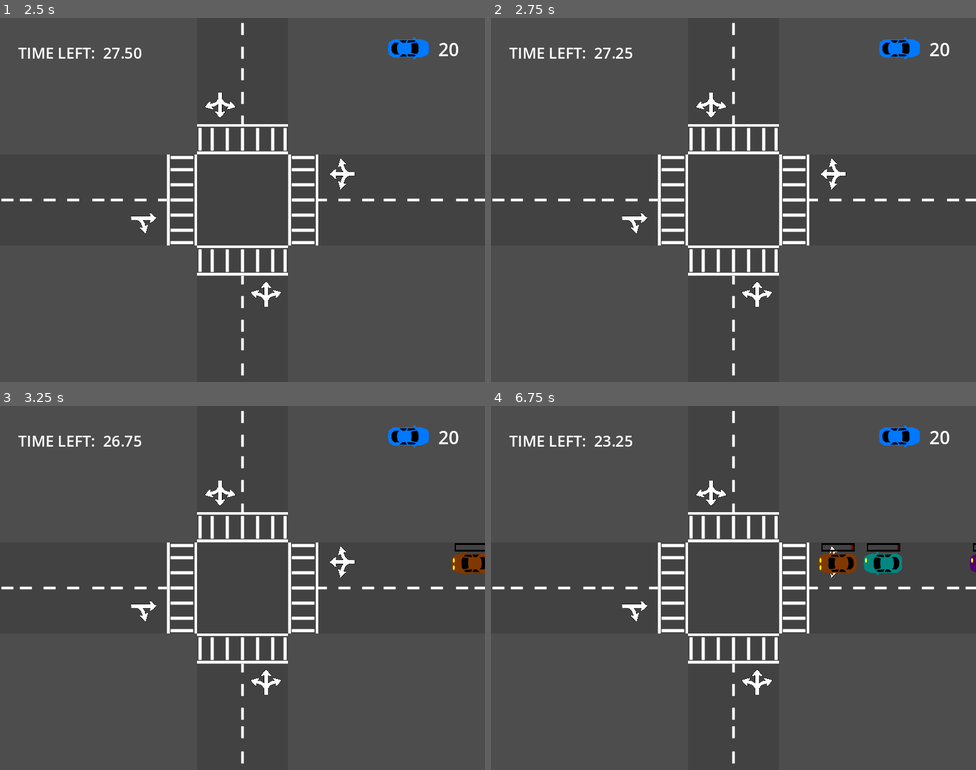
Above: before the commit, frames 1-4 (two rows, left to right).
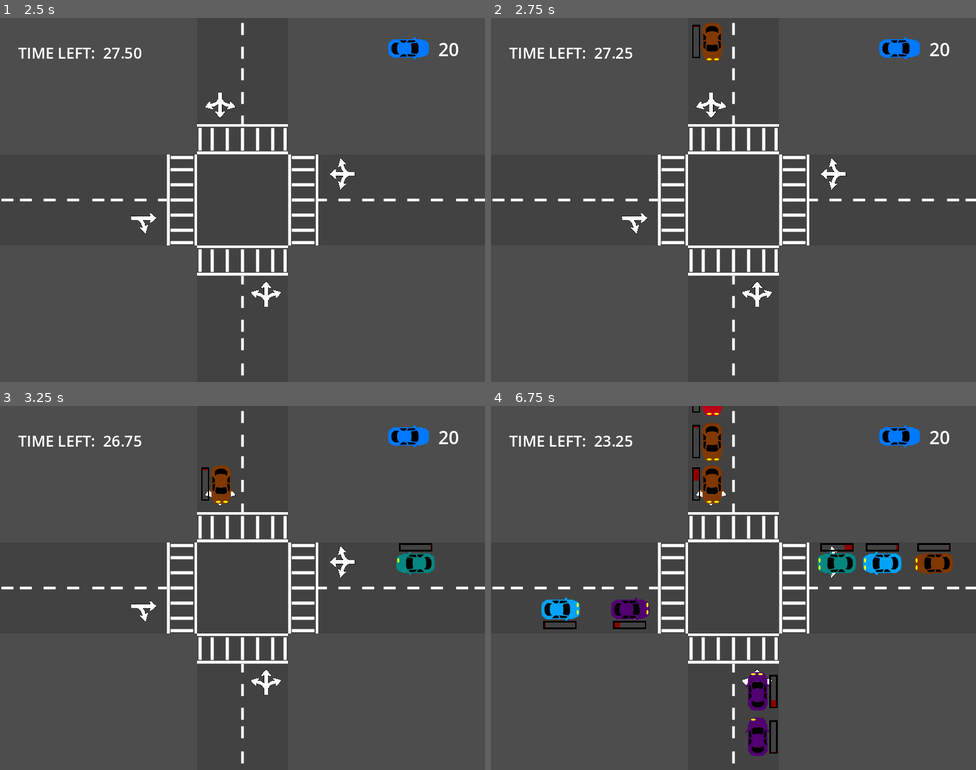
Above: after the commit, the same moments.

Repository: preciousjoker/crossguard_chaos
Game: Godot game, scene res://Levels/Level1.tscn
Two runs of this game, one before a commit and one after it. Both use one fixed random seed, a clock stepped at 60 frames per second and the inputs below. The project has no main scene, so this scene is started directly.
Inputs:
- Up to frame 1 (2.5 s): tap J at 0.6, 1.35, 2.1 s
- Up to frame 2 (2.75 s): no input
- Up to frame 3 (3.25 s): tap J at 2.85 s
- Up to frame 4 (6.75 s): tap J every 0.75 s from 3.6 to 6.6 s

Frame 1 is identical in both runs. In frame 2, 0.5% of the frame differs, in the area x 41-48%, y 1-12%; in frame 3, 1.4%; in frame 4, 4.3%, in the area x 10-100%, y 0-97%.

Commit message:
adds rage meter

Diff:
--- a/CarSpawnArea.gd
+++ b/CarSpawnArea.gd
@@ -16,15 +16,17 @@
 	spawn_timer.connect("timeout", func() -> void:
 		if occupying_car == null and game_manager and game_manager.can_spawn():
 			if world2D:
-				# tell manager we spawned a car
-				game_manager.cars_spawned += 1
-
 				# set up new car and add to scene
-				var car = car_scene.instantiate()
+				var car: Car = car_scene.instantiate()
 				car.global_position = self.global_position
 				car.global_rotation = self.global_rotation
 				world2D.add_child(car)
 				occupying_car = car
+
+				# tell manager we spawned a car
+				if game_manager:
+					game_manager.cars_spawned += 1
+					car.game_manager = game_manager
 
 		# set new wait time for next spawn
 		spawn_timer.wait_time = set_new_wait_time()
--- a/Levels/Level1.tscn
+++ b/Levels/Level1.tscn
@@ -7,6 +7,7 @@
 [ext_resource type="PackedScene" uid="uid://drosal78j0pat" path="res://StopArea.tscn" id="5_8fr7b"]
 [ext_resource type="PackedScene" uid="uid://ddetqnbmplc78" path="res://turn_waypoint.tscn" id="6_a8fdb"]
 [ext_resource type="PackedScene" uid="uid://bvk2u2mv17bwo" path="res://UI/ui_game_info.tscn" id="7_2ykqf"]
+[ext_resource type="AudioStream" uid="uid://c3ehu2bn5s606" path="res://Music/crossroad_chaos_1.ogg" id="7_m0k58"]
 [ext_resource type="Script" path="res://UI/ui_game_info.gd" id="8_tle5v"]
 [ext_resource type="PackedScene" uid="uid://bbdmby8a3pdk3" path="res://UI/UI_GameOverScreen.tscn" id="9_u3bq6"]
 [ext_resource type="PackedScene" uid="uid://c058oqo687wq6" path="res://UI/UI_LevelClearedScreen.tscn" id="10_6g8mo"]
@@ -42,8 +43,22 @@
 rotation = 0.00229049
 
 [node name="SpawnArea3" parent="World2D" instance=ExtResource("4_jv7i8")]
-position = Vector2(1803, 819)
+position = Vector2(1620, 819)
 rotation = 3.14159
+spawn_interval_max = 2.0
+
+[node name="SpawnArea5" parent="World2D" instance=ExtResource("4_jv7i8")]
+position = Vector2(-1630, 970)
+spawn_interval_max = 2.0
+
+[node name="SpawnArea4" parent="World2D" instance=ExtResource("4_jv7i8")]
+position = Vector2(80, 2260)
+rotation = 4.71162
+spawn_interval_max = 2.0
+
+[node name="SpawnArea6" parent="World2D" instance=ExtResource("4_jv7i8")]
+position = Vector2(-70, -470)
+rotation = 1.5708
 spawn_interval_max = 2.0
 
 [node name="LaneLabel1" type="Label" parent="World2D"]
@@ -222,6 +237,13 @@
 owning_lane = 2
 waypoint_color = Color(1, 1, 0, 1)
 update_line = true
+
+[node name="AudioListener2D" type="AudioListener2D" parent="World2D"]
+current = true
+
+[node name="AudioStreamPlayer2D" type="AudioStreamPlayer2D" parent="World2D"]
+stream = ExtResource("7_m0k58")
+autoplay = true
 
 [node name="GUI" type="Control" parent="."]
 layout_mode = 3
--- a/StopArea.gd
+++ b/StopArea.gd
@@ -10,6 +10,8 @@
 
 func _ready() -> void:
 	game_manager = find_game_manager()
+
+	# Handle when a car enters the stop area
 	connect("area_entered", func(area: Area2D) -> void:
 		if area is Car:
 			area.stop(true)
--- a/StopArea.tscn
+++ b/StopArea.tscn
@@ -1,7 +1,7 @@
 [gd_scene load_steps=4 format=3 uid="uid://drosal78j0pat"]
 
 [ext_resource type="Script" path="res://StopArea.gd" id="1_cdn1u"]
-[ext_resource type="Texture2D" uid="uid://bhy0huwlje085" path="res://art/base_car.png" id="2_kgfn5"]
+[ext_resource type="Texture2D" uid="uid://bhy0huwlje085" path="res://Art/base_car.png" id="2_kgfn5"]
 
 [sub_resource type="RectangleShape2D" id="RectangleShape2D_3wfla"]
 size = Vector2(119, 30)
--- a/UI/ui_game_info.tscn
+++ b/UI/ui_game_info.tscn
@@ -1,6 +1,6 @@
 [gd_scene load_steps=2 format=3 uid="uid://bvk2u2mv17bwo"]
 
-[ext_resource type="Texture2D" uid="uid://bhy0huwlje085" path="res://art/base_car.png" id="1_nyt02"]
+[ext_resource type="Texture2D" uid="uid://bhy0huwlje085" path="res://Art/base_car.png" id="1_nyt02"]
 
 [node name="UI_GameInfo" type="Control"]
 layout_mode = 3
--- a/asphalt_sign.tscn
+++ b/asphalt_sign.tscn
@@ -1,6 +1,6 @@
 [gd_scene load_steps=2 format=3 uid="uid://dyne0hbq00b11"]
 
-[ext_resource type="Texture2D" uid="uid://cgukrddftwll3" path="res://art/straight_and_right_turn.png" id="1_esgi6"]
+[ext_resource type="Texture2D" uid="uid://cgukrddftwll3" path="res://Art/straight_and_right_turn.png" id="1_esgi6"]
 
 [node name="AsphaltSign" type="Sprite2D"]
 texture = ExtResource("1_esgi6")
--- a/car.gd
+++ b/car.gd
@@ -28,6 +28,7 @@
 var will_turn: bool = false
 var turn_direction: ETurnDirection = ETurnDirection.NONE
 var drive_mode: EDriveMode = EDriveMode.DRIVE
+var game_manager: GameManager = null
 
 
 func set_valid_waypoints(waypoints: Array[Waypoint]) -> void:
@@ -52,6 +53,7 @@
 	ray_cast_2d.exclude_parent = true
 	ray_cast_2d.set_target_position(to_local(position + (transform.x * stop_distance)))
 
+	# handle when car enters RemovalArea
 	self.connect("area_entered", func(area: Area2D) -> void:
 		if area is RemovalArea:
 			GameEvents.car_processed.emit()
@@ -101,15 +103,23 @@
 	# do nothing if we can't get angry (rage)
 	if !can_build_rage:
 		return
+
+	var additional_increase := 0.0
+	var top_of_queue := false
 	#check if top of queue
+	if game_manager:
+		top_of_queue = len(game_manager.car_queue) > 0 and game_manager.car_queue[0] == self
+		if top_of_queue:
+			#print("Car at top of queue: %s" % self.name)
+			additional_increase += top_queue_multiplier
 
 	# check if in queue
-
-	if not is_instance_valid(rage_meter):
-		print("Error: rage_meter is not valid")
-		return
-
-	var amount_increase: float = rage_increase * delta
+	if !top_of_queue and len(game_manager.car_queue) > 0 and game_manager.car_queue.has(self):
+		#print("Car in queue but not at the top: %s" % self.name)
+		additional_increase += queue_multiplier
+
+
+	var amount_increase: float = (rage_increase + additional_increase) * delta
 	rage_meter.value += amount_increase
 
 
--- a/car.tscn
+++ b/car.tscn
@@ -1,8 +1,8 @@
 [gd_scene load_steps=7 format=3 uid="uid://de0t32mi52yll"]
 
 [ext_resource type="Script" path="res://car.gd" id="1_fgk4r"]
-[ext_resource type="Texture2D" uid="uid://bhy0huwlje085" path="res://art/base_car.png" id="2_d32ma"]
-[ext_resource type="Texture2D" uid="uid://brchckdwj0r1q" path="res://art/car_light.png" id="3_oi6tj"]
+[ext_resource type="Texture2D" uid="uid://bhy0huwlje085" path="res://Art/base_car.png" id="2_d32ma"]
+[ext_resource type="Texture2D" uid="uid://brchckdwj0r1q" path="res://Art/car_light.png" id="3_oi6tj"]
 
 [sub_resource type="CapsuleShape2D" id="CapsuleShape2D_rp10k"]
 radius = 9.5
--- a/crosswalk.tscn
+++ b/crosswalk.tscn
@@ -1,6 +1,6 @@
 [gd_scene load_steps=2 format=3 uid="uid://yft32qs5qq11"]
 
-[ext_resource type="Texture2D" uid="uid://rovk7bdkfysp" path="res://art/crosswalk.png" id="1_rj0g4"]
+[ext_resource type="Texture2D" uid="uid://rovk7bdkfysp" path="res://Art/crosswalk.png" id="1_rj0g4"]
 
 [node name="Crosswalk" type="Sprite2D"]
 texture = ExtResource("1_rj0g4")
--- a/project.godot
+++ b/project.godot
@@ -12,7 +12,7 @@
 
 config/name="crossguard_chaos"
 config/features=PackedStringArray("4.3", "GL Compatibility")
-config/icon="res://art/icon.svg"
+config/icon="res://Art/icon.svg"
 
 [autoload]
 
--- a/road_piece.tscn
+++ b/road_piece.tscn
@@ -1,6 +1,6 @@
 [gd_scene load_steps=2 format=3 uid="uid://do5p8t0b240m1"]
 
-[ext_resource type="Texture2D" uid="uid://c4ws8ytsvvl7x" path="res://art/road_piece.png" id="1_rbcmi"]
+[ext_resource type="Texture2D" uid="uid://c4ws8ytsvvl7x" path="res://Art/road_piece.png" id="1_rbcmi"]
 
 [node name="RoadPiece" type="Sprite2D"]
 texture = ExtResource("1_rbcmi")
--- a/test_level.tscn
+++ b/test_level.tscn
@@ -1,11 +1,11 @@
 [gd_scene load_steps=7 format=3 uid="uid://8utlquqbbcsq"]
 
 [ext_resource type="PackedScene" uid="uid://do5p8t0b240m1" path="res://road_piece.tscn" id="1_udryh"]
-[ext_resource type="Texture2D" uid="uid://cqyhmeqxg3kbd" path="res://art/street_piece_start.png" id="2_4dchi"]
-[ext_resource type="Texture2D" uid="uid://ct8n7e0ch0w3k" path="res://art/street_piece.png" id="2_6fcqc"]
+[ext_resource type="Texture2D" uid="uid://cqyhmeqxg3kbd" path="res://Art/street_piece_start.png" id="2_4dchi"]
+[ext_resource type="Texture2D" uid="uid://ct8n7e0ch0w3k" path="res://Art/street_piece.png" id="2_6fcqc"]
 [ext_resource type="PackedScene" uid="uid://yft32qs5qq11" path="res://crosswalk.tscn" id="4_ubkx3"]
 [ext_resource type="PackedScene" uid="uid://dyne0hbq00b11" path="res://asphalt_sign.tscn" id="5_o5yen"]
-[ext_resource type="Texture2D" uid="uid://dnoxwkcexistg" path="res://art/left_straight_right.png" id="6_h7ryn"]
+[ext_resource type="Texture2D" uid="uid://dnoxwkcexistg" path="res://Art/left_straight_right.png" id="6_h7ryn"]
 
 [node name="test_level_1" type="Node2D"]
 
Renamed: art/base_car.png -> Art/base_car.png
Not shown, changed: Art/base_car.png.import
Renamed: art/car_light.png -> Art/car_light.png
Not shown, changed: Art/car_light.png.import
Renamed: art/crosswalk.png -> Art/crosswalk.png
Not shown, changed: Art/crosswalk.png.import
Renamed: art/icon.svg -> Art/icon.svg
Not shown, changed: Art/icon.svg.import
Renamed: art/left_straight_right.png -> Art/left_straight_right.png
Not shown, changed: Art/left_straight_right.png.import
Renamed: art/road_piece.png -> Art/road_piece.png
Not shown, changed: Art/road_piece.png.import
(and 12 more such lines)
